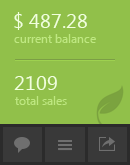
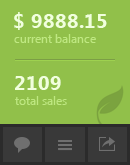
Layered file, before and after one edit (w=130, h=165). Changes by layer:
painted on "2109" over (14, 76, 61, 90)
renamed "$ 487.28" to "$ 9888.15", painted on it over (14, 12, 107, 30)
